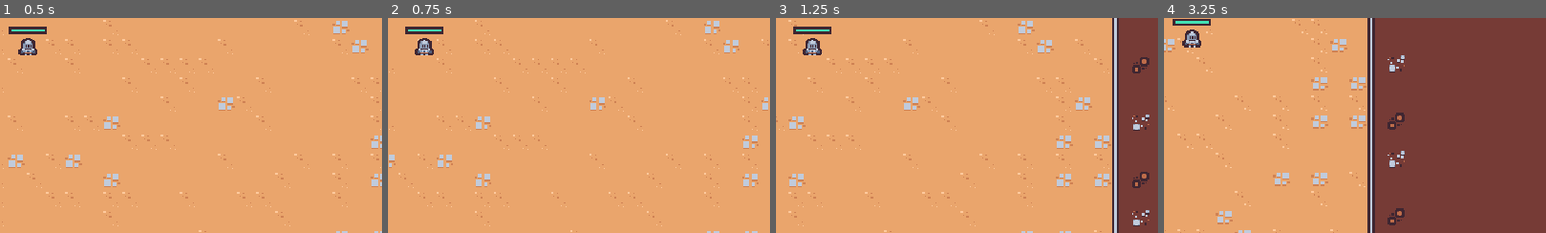
Above: before the commit, frames 1-4 (left to right).
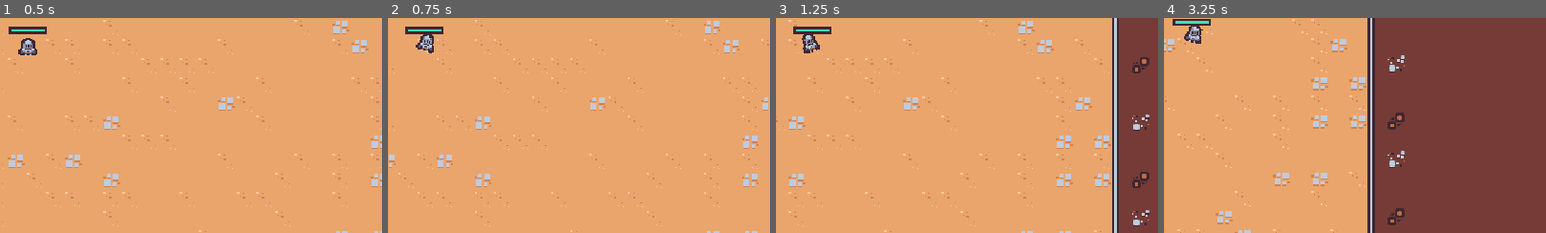
Above: after the commit, the same moments.

Repository: ToraSpaceLab/Survivors
Game: Godot game, scene res://scenes/main/main.tscn
Two runs of this game, one before a commit and one after it. Both use one fixed random seed, a clock stepped at 60 frames per second and the inputs below.
Inputs (mouse positions are % of the whole screen's width and height, from its top left):
- Up to frame 1 (0.5 s): no input
- Up to frame 2 (0.75 s): move the mouse to (72, 45) at 0.52 s; press the mouse at (72, 45) at 0.53 s; hold D (move_right) from 0.53 s (still down)
- Up to frame 3 (1.25 s): keep holding D (move_right)
- Up to frame 4 (3.25 s): move the mouse to (30, 55) at 1.27 s; release D (move_right) at 1.28 s; release the mouse at (30, 55) at 1.28 s; hold S (move_down) 1.28-2.03 s; click (30, 55) at 1.35 s; move the mouse to (60, 28) at 2.02 s; press the mouse at (60, 28) at 2.03 s; hold D (move_right) 2.03-2.78 s; move the mouse to (45, 70) at 2.77 s; release the mouse at (45, 70) at 2.78 s; hold W (move_up) from 2.78 s (still down); click (45, 70) at 2.85 s
The pictures show only the part of the screen within x 46-96%, y 41-91%; the shares and areas given below are measured in that part.

Frame 1 is identical in both runs. In frame 2, 0.4% of the frame differs, in the area x 7-12%, y 7-18%; in frame 3, 0.3%; in frame 4, 0.4%, in the area x 4-11%, y 3-14%.

Commit message:
Add walking animation

Diff:
--- a/scenes/game_object/player/player.gd
+++ b/scenes/game_object/player/player.gd
@@ -7,6 +7,8 @@
 @onready var health_component: HealthComponent = $HealthComponent
 @onready var health_bar = $HealthBar
 @onready var abilities = $Abilities
+@onready var animation_player = $AnimationPlayer
+@onready var visuals = $Visuals
 
 var number_colliding_bodies = 0
 
@@ -28,6 +30,15 @@
 	velocity = velocity.lerp(target_velocity, 1 - exp(-delta * ACCELERATION_SMOOTHING))
 
 	move_and_slide()
+
+	if movement_vector.x != 0 || movement_vector.y != 0:
+		animation_player.play("walk");
+	else:
+		animation_player.play("RESET");
+
+	var move_sign = sign(movement_vector.x);
+	if move_sign != 0:
+		visuals.scale = Vector2(move_sign, 1);
 
 
 func get_movement_vector():
--- a/scenes/game_object/player/player.tscn
+++ b/scenes/game_object/player/player.tscn
@@ -1,9 +1,95 @@
-[gd_scene load_steps=10 format=3 uid="uid://8ejylbqrb6kd"]
+[gd_scene load_steps=13 format=3 uid="uid://8ejylbqrb6kd"]
 
 [ext_resource type="Texture2D" uid="uid://c3d2wxkok2yys" path="res://scenes/game_object/player/player.png" id="1_2ybfy"]
 [ext_resource type="Script" uid="uid://bx8qy8voygqmx" path="res://scenes/game_object/player/player.gd" id="1_k4hjh"]
 [ext_resource type="PackedScene" uid="uid://blxav2y3kx7xc" path="res://scenes/ability/sword_ability_controller/sword_ability_controller.tscn" id="2_5qvnh"]
 [ext_resource type="PackedScene" uid="uid://b2qvhl41jw3xl" path="res://scenes/component/health_component.tscn" id="2_n60f8"]
+
+[sub_resource type="Animation" id="Animation_ss5pk"]
+resource_name = "Walk"
+length = 0.4
+loop_mode = 1
+tracks/0/type = "value"
+tracks/0/imported = false
+tracks/0/enabled = true
+tracks/0/path = NodePath("Visuals/Sprite2D:position")
+tracks/0/interp = 2
+tracks/0/loop_wrap = true
+tracks/0/keys = {
+"times": PackedFloat32Array(0, 0.2, 0.4),
+"transitions": PackedFloat32Array(1, 1, 1),
+"update": 0,
+"values": [Vector2(0, 0), Vector2(0, -4), Vector2(0, 0)]
+}
+tracks/1/type = "value"
+tracks/1/imported = false
+tracks/1/enabled = true
+tracks/1/path = NodePath("Visuals/Sprite2D:rotation")
+tracks/1/interp = 2
+tracks/1/loop_wrap = true
+tracks/1/keys = {
+"times": PackedFloat32Array(0, 0.166667, 0.2, 0.233333, 0.4),
+"transitions": PackedFloat32Array(1, 1, 1, 1, 1),
+"update": 0,
+"values": [0.0, 0.261799, 0.0, -0.261799, 0.0]
+}
+tracks/2/type = "value"
+tracks/2/imported = false
+tracks/2/enabled = true
+tracks/2/path = NodePath("Visuals/Sprite2D:scale")
+tracks/2/interp = 2
+tracks/2/loop_wrap = true
+tracks/2/keys = {
+"times": PackedFloat32Array(0, 0.0666667, 0.2, 0.366667, 0.4),
+"transitions": PackedFloat32Array(1, 1, 1, 1, 1),
+"update": 0,
+"values": [Vector2(1.2, 0.7), Vector2(0.8, 1.1), Vector2(1, 1), Vector2(0.8, 1.1), Vector2(1.2, 0.7)]
+}
+
+[sub_resource type="Animation" id="Animation_tj6oj"]
+length = 0.001
+tracks/0/type = "value"
+tracks/0/imported = false
+tracks/0/enabled = true
+tracks/0/path = NodePath("Visuals/Sprite2D:position")
+tracks/0/interp = 1
+tracks/0/loop_wrap = true
+tracks/0/keys = {
+"times": PackedFloat32Array(0),
+"transitions": PackedFloat32Array(1),
+"update": 0,
+"values": [Vector2(0, 0)]
+}
+tracks/1/type = "value"
+tracks/1/imported = false
+tracks/1/enabled = true
+tracks/1/path = NodePath("Visuals/Sprite2D:rotation")
+tracks/1/interp = 1
+tracks/1/loop_wrap = true
+tracks/1/keys = {
+"times": PackedFloat32Array(0),
+"transitions": PackedFloat32Array(1),
+"update": 0,
+"values": [0.0]
+}
+tracks/2/type = "value"
+tracks/2/imported = false
+tracks/2/enabled = true
+tracks/2/path = NodePath("Visuals/Sprite2D:scale")
+tracks/2/interp = 1
+tracks/2/loop_wrap = true
+tracks/2/keys = {
+"times": PackedFloat32Array(0),
+"transitions": PackedFloat32Array(1),
+"update": 0,
+"values": [Vector2(1, 1)]
+}
+
+[sub_resource type="AnimationLibrary" id="AnimationLibrary_tj6oj"]
+_data = {
+&"RESET": SubResource("Animation_tj6oj"),
+&"walk": SubResource("Animation_ss5pk")
+}
 
 [sub_resource type="StyleBoxFlat" id="StyleBoxFlat_q6qt1"]
 bg_color = Color(0.247059, 0.14902, 0.192157, 1)
@@ -29,6 +115,11 @@
 collision_layer = 0
 motion_mode = 1
 script = ExtResource("1_k4hjh")
+
+[node name="AnimationPlayer" type="AnimationPlayer" parent="."]
+libraries = {
+&"": SubResource("AnimationLibrary_tj6oj")
+}
 
 [node name="HealthComponent" parent="." instance=ExtResource("2_n60f8")]
 
@@ -62,6 +153,12 @@
 [node name="CollisionShape2D" type="CollisionShape2D" parent="PickupArea2D"]
 shape = SubResource("CircleShape2D_f16cg")
 
+[node name="Visuals" type="Node2D" parent="."]
+
+[node name="Sprite2D" type="Sprite2D" parent="Visuals"]
+texture = ExtResource("1_2ybfy")
+offset = Vector2(0, -8)
+
 [node name="CollisionArea2D" type="Area2D" parent="."]
 position = Vector2(0, -7)
 collision_layer = 0
@@ -70,10 +167,6 @@
 [node name="CollisionShape2D" type="CollisionShape2D" parent="CollisionArea2D"]
 shape = SubResource("CircleShape2D_pymgw")
 
-[node name="Sprite2D" type="Sprite2D" parent="."]
-texture = ExtResource("1_2ybfy")
-offset = Vector2(0, -8)
-
 [node name="CollisionShape2D" type="CollisionShape2D" parent="."]
 position = Vector2(0, -5)
 shape = SubResource("CircleShape2D_u1rnc")
